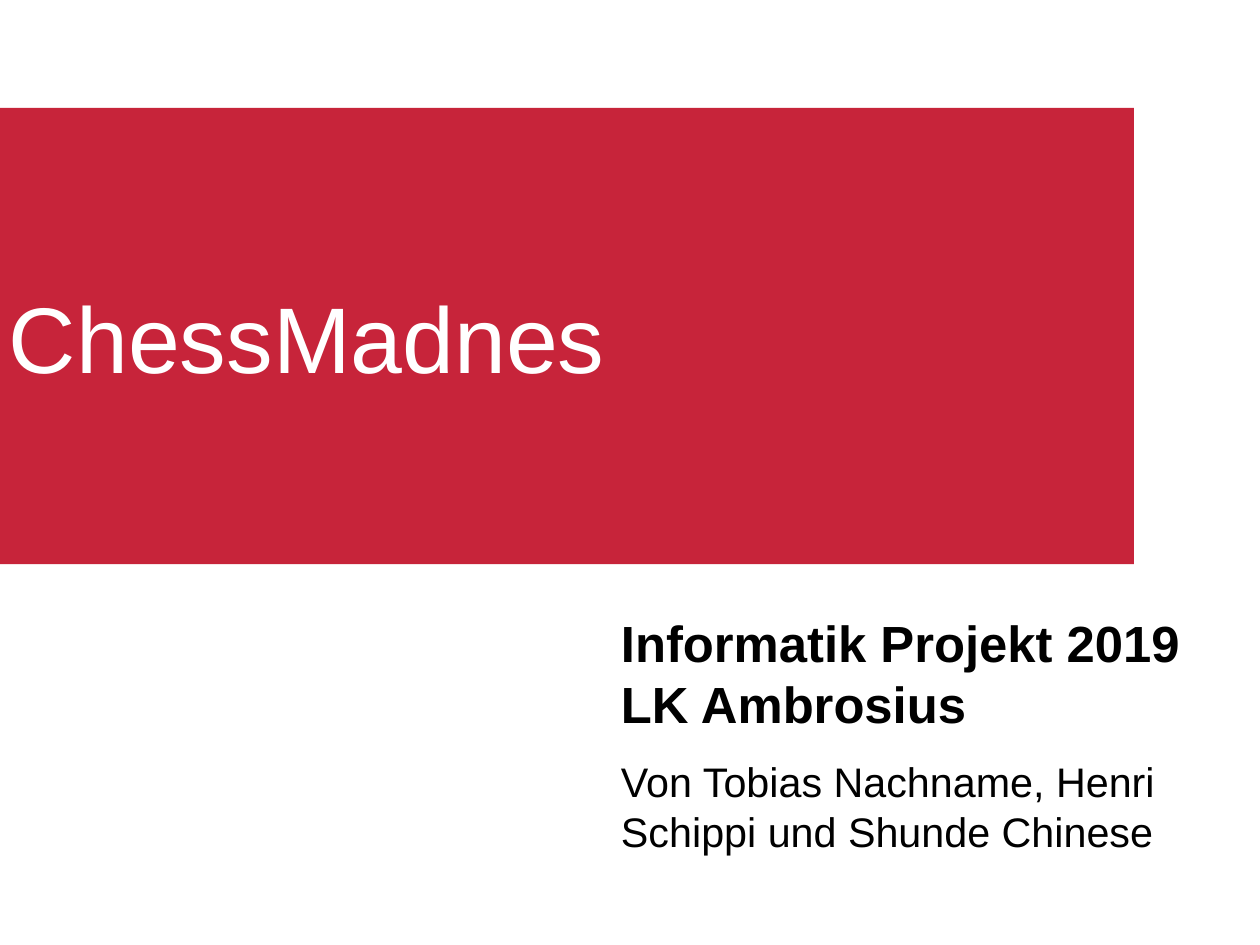
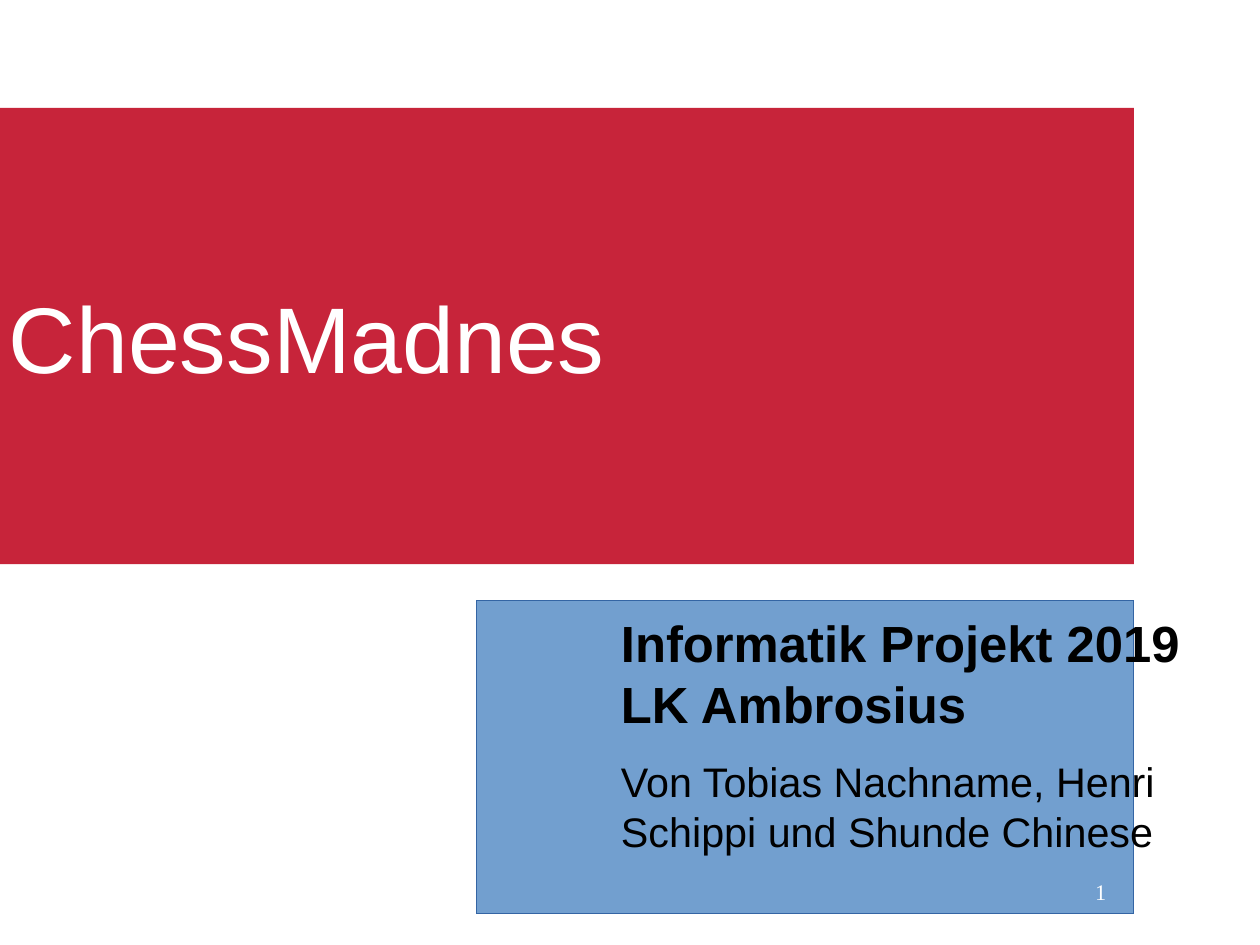
Before and after one commit to HSchipmann/ChessMadnes, a slide deck: slide 1 of ChessMadnes.Pärsentation(unfertig).odp. Drawn at 1260x945 pixels with LibreOffice and Linux fonts; fonts in the diff are those of the drawing; background and template pictures are left out. Boxes give left, top, right and bottom in pixels: in the first picture for what was removed or moved away, otherwise in the second. Text is boxed around its words. In the diff, an @@ line names an element or a change of style, - is before the commit and + after.

```diff
--- a/ChessMadnes.Pärsentation(unfertig).odp
+++ b/ChessMadnes.Pärsentation(unfertig).odp
@@ rectangle added at (477, 600, 1134, 915), fill #729FCF, outline #3465A4 0 pt @@
```
Also in this commit, not shown: 1 other slide changed, 6 slides added, 1 slide removed.
